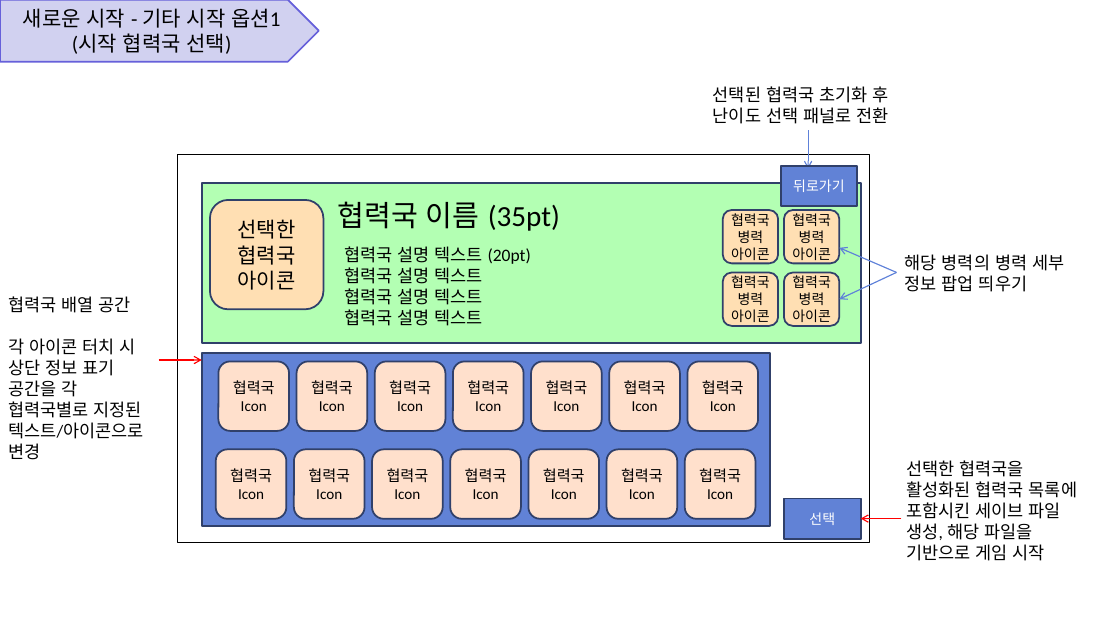
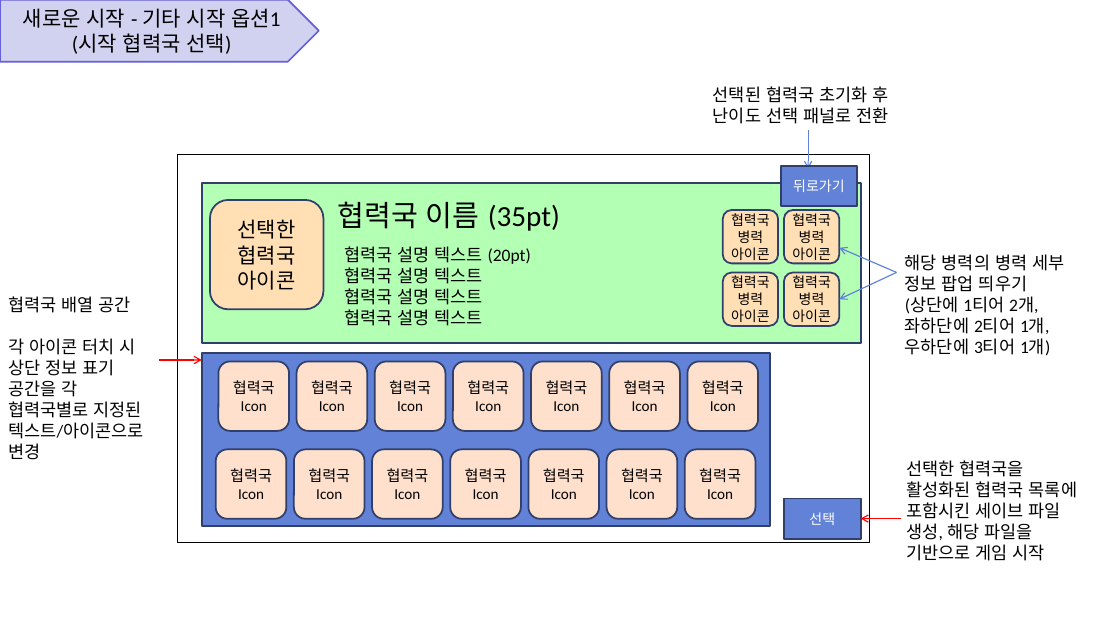
Before and after one commit to Christincu/ProjectRTplan, a slide deck: slide 4 of PlanPPT/세부기획서(메인화면)_초안.pptx. Drawn at 1120x630 pixels with LibreOffice and Linux fonts; fonts in the diff are those of the drawing. Boxes give left, top, right and bottom in pixels: in the first picture for what was removed or moved away, otherwise in the second. Text is boxed around its words. In the diff, an @@ line names an element or a change of style, - is before the commit and + after.

Commit message:
Edit
4p 병력 아이콘 배치 수정

```diff
--- a/PlanPPT/세부기획서(메인화면)_초안.pptx
+++ b/PlanPPT/세부기획서(메인화면)_초안.pptx
@@ text at box(905, 296, 1050, 356): paragraphs added @@
+(상단에 1티어 2개,
+좌하단에 2티어 1개,
+우하단에 3티어 1개)
```
